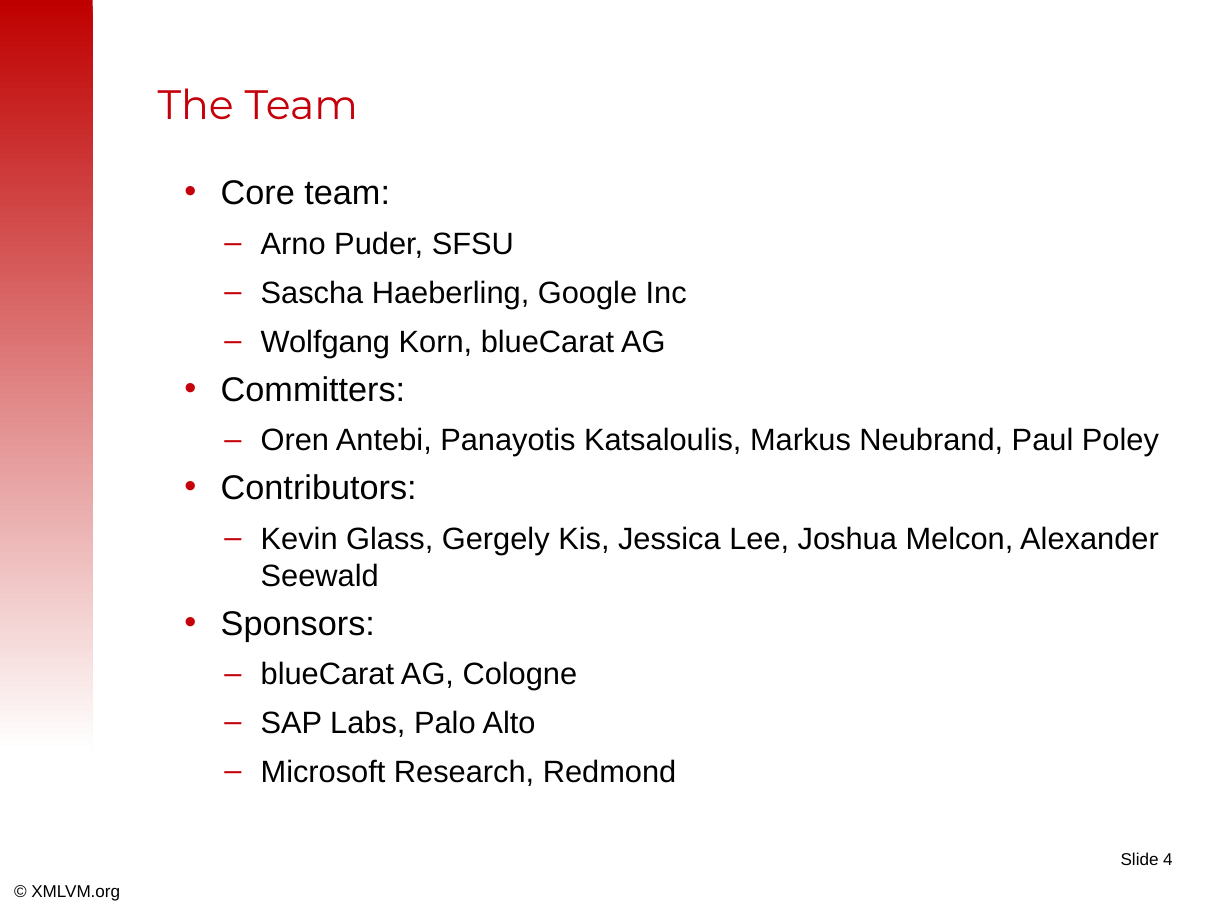
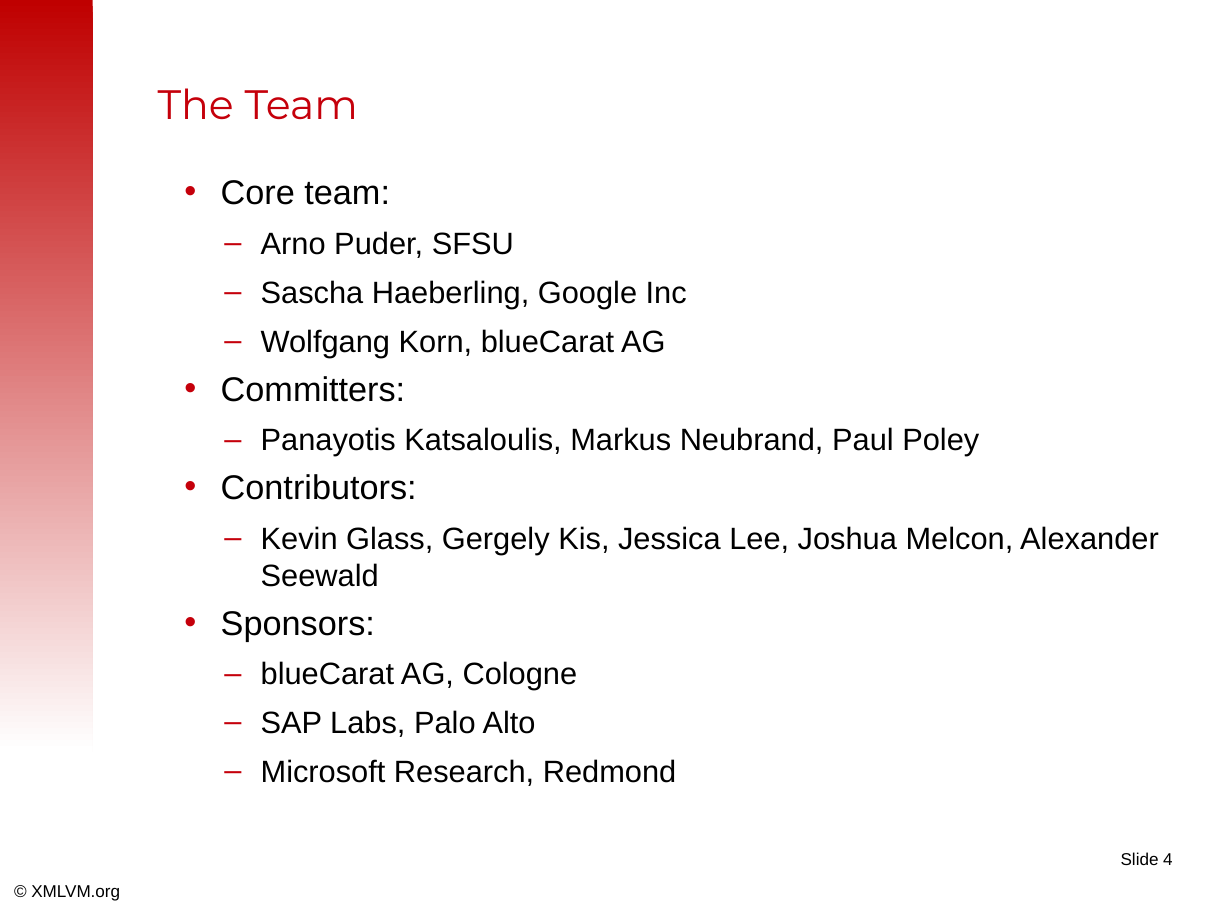
Before and after one commit to tisoft/xmlvm, a slide deck: slide 4 of doc/slides/xmlvm-master.odp. Drawn at 1232x924 pixels with LibreOffice and Linux fonts; fonts in the diff are those of the drawing; background and template pictures are left out. Boxes give left, top, right and bottom in pixels: in the first picture for what was removed or moved away, otherwise in the second. Text is boxed around its words. In the diff, an @@ line names an element or a change of style, - is before the commit and + after.

Commit message:
Removed Oren from slides upon his request.

```diff
--- a/doc/slides/xmlvm-master.odp
+++ b/doc/slides/xmlvm-master.odp
@@ text at [261,427,979,456]: text changed @@
-  – Oren Antebi, Panayotis Katsaloulis, Markus Neubrand, Paul Poley
+  – Panayotis Katsaloulis, Markus Neubrand, Paul Poley
```
